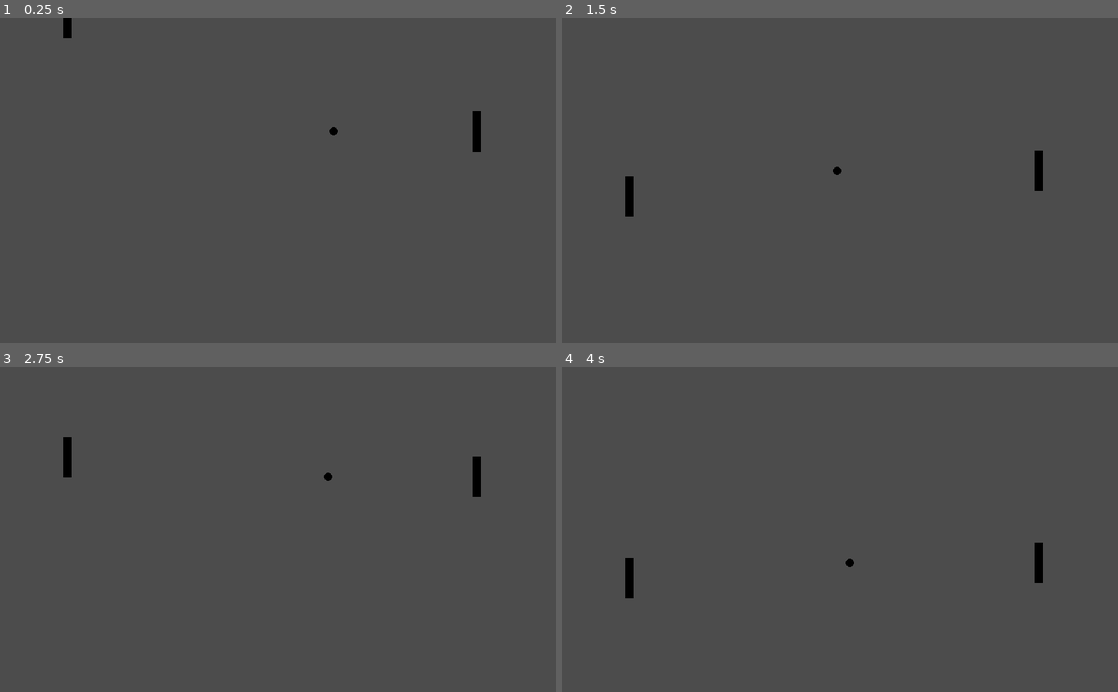
Above: before the commit, frames 1-4 (two rows, left to right).
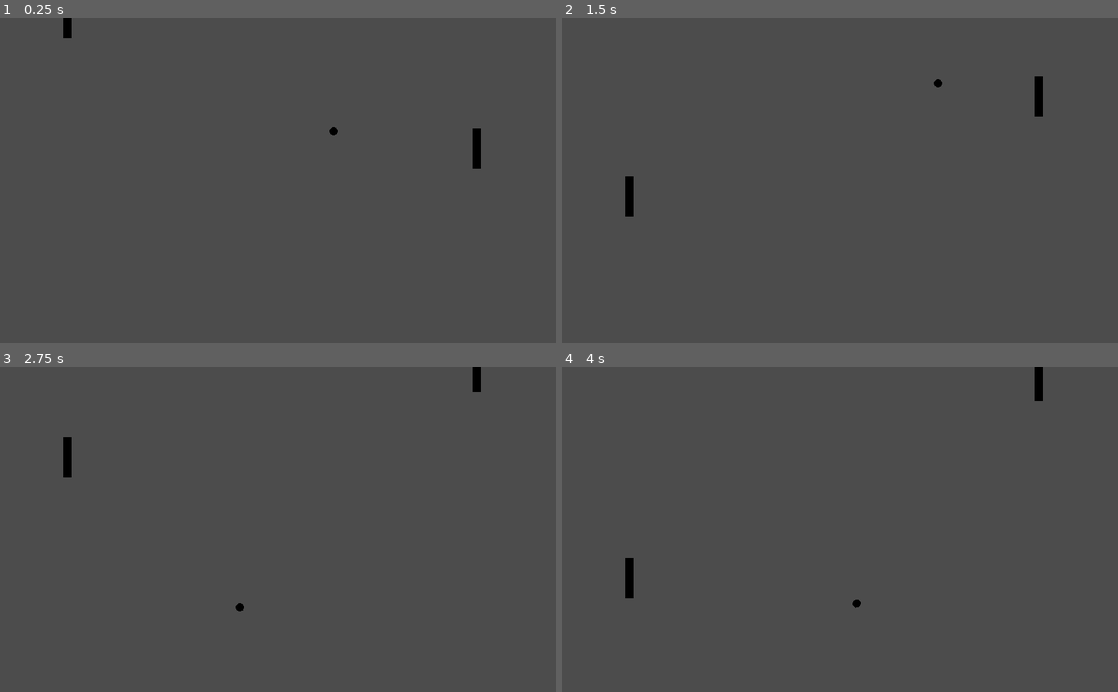
Above: after the commit, the same moments.

Repository: striderviii/GodotPong
Game: Godot game, scene res://Main.tscn
Same seed, same stepped clock (60 frames per second), same inputs: the game is played once before the commit and once after it.
Inputs (mouse positions are in pixels of both pictures, inside the frame that each line leads up to):
- Up to frame 1 (0.25 s): no input
- Up to frame 2 (1.5 s): move the mouse to (962, 164) at 0.52 s; hold Right (ui_right) 0.53-1.28 s; move the mouse to (728, 196) at 1.27 s
- Up to frame 3 (2.75 s): move the mouse to (333, 458) at 2.02 s; hold Right (ui_right) from 2.03 s (still down)
- Up to frame 4 (4 s): move the mouse to (812, 594) at 2.77 s; move the mouse to (1006, 578) at 3.52 s; release Right (ui_right) at 3.53 s

The runs differ from the first frame. In frame 1, 0.2% of the frame differs, in the area x 85-87%, y 28-47%; in frame 2, 0.4%, in the area x 48-87%, y 17-54%; in frame 3, 0.4%; in frame 4, 0.4%.

Commit message:
updated paddle AI

Diff:
--- a/Pong/AiPaddle.gd
+++ b/Pong/AiPaddle.gd
@@ -1,4 +1,12 @@
 extends KinematicBody2D
 
-func ai_controller(n_ball):
-	position.y = n_ball
+
+export var paddle_speed = 250
+
+func ai_controller(delta, n_ball):
+	if n_ball.position.x < 500:
+		position.y *= .5
+	if n_ball.position.y > position.y:
+		position.y += paddle_speed * delta
+	else:
+		position.y -= paddle_speed * delta
--- a/Pong/Main.gd
+++ b/Pong/Main.gd
@@ -13,9 +13,9 @@
 	new_ball(ball_1)
 
 
-func _process(_delta):
+func _process(delta):
 
-	$AiPaddle.ai_controller(ball_y.position.y)
+	$AiPaddle.ai_controller(delta, ball_y)
 	#print(ball_y.position)
 	reset_ball()
 
@@ -59,6 +59,6 @@
 	ball_y = n_ball
 	return ball_y
 
-func paddle_ai(n_ball):
+#func paddle_ai(n_ball):
 	# Pull in global variable for y position of instanced ball and apply it to paddle
-	$AiPaddle.position.y = n_ball.position.y
+	#$AiPaddle.position.y = n_ball.position.y
